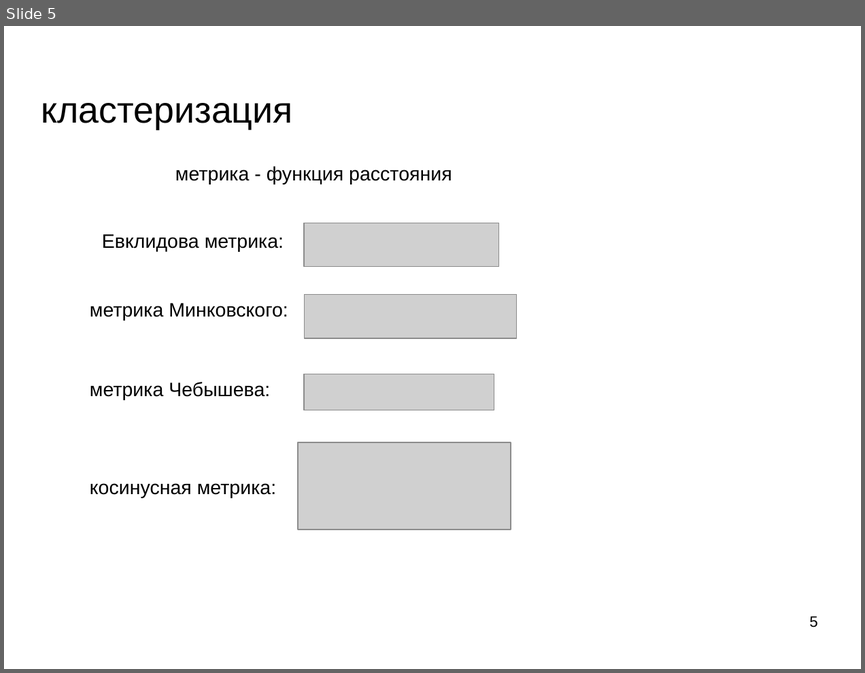
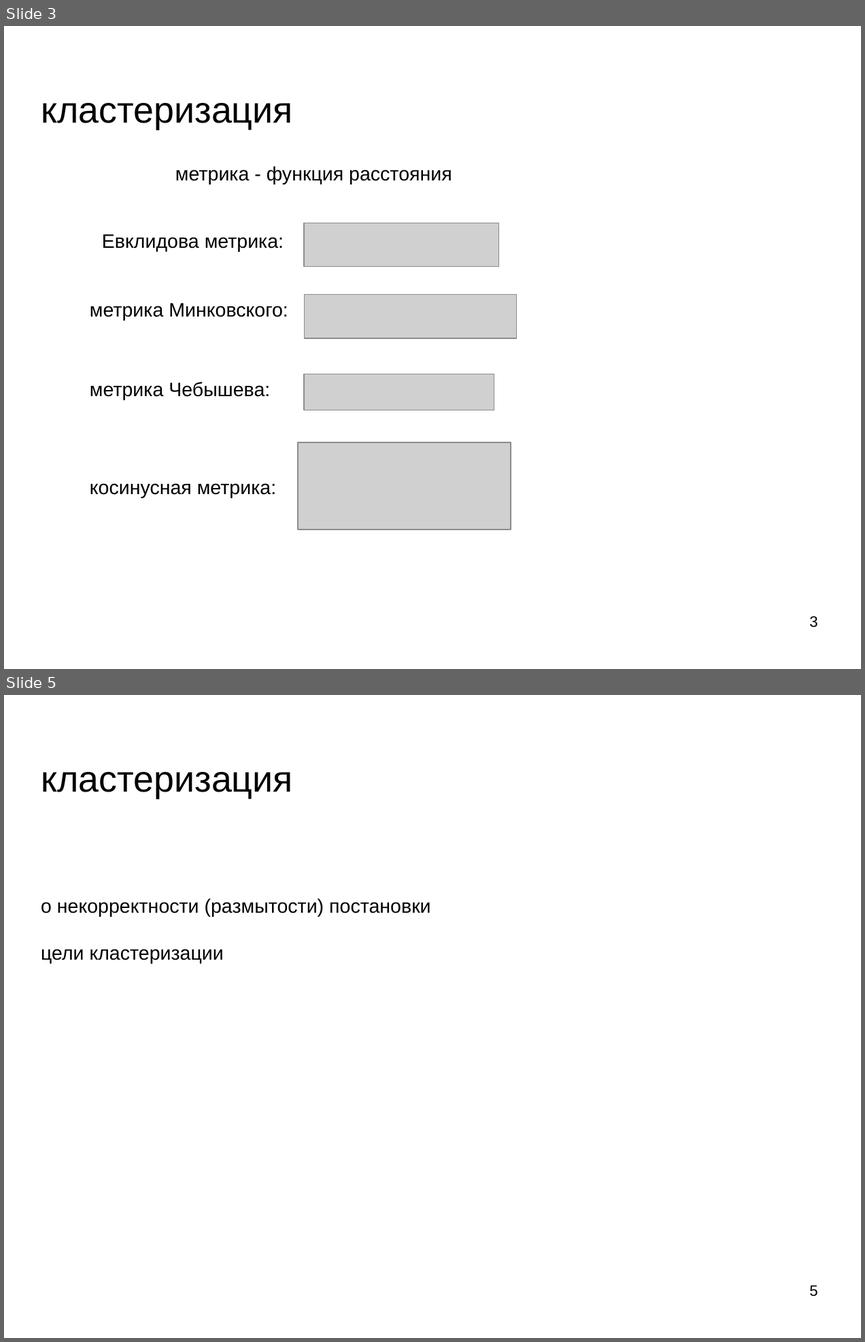
Before and after one commit to mechanoid5/ml_lectorium_legacy, a slide deck: 07-cluster.odp. Shown one above the other, each under a label of ours: slide 5 before the commit, slides 3 and 5 after it; the slides between them are not shown. The pictures are 865x673 and 865x1342 pixels, drawn with LibreOffice and Linux fonts; fonts in the diff are those of the drawing; grey boxes stand for pictures; background and template pictures are left out. Boxes give left, top, right and bottom in pixels: in the first picture for what was removed or moved away, otherwise in the second. Text is boxed around its words. In the diff, an @@ line names an element or a change of style, - is before the commit and + after.

```diff
--- a/07-cluster.odp
+++ b/07-cluster.odp
@@ slide 5 added at (4,695,861,1338), background picture (left out) @@
@@ title added at (41,772,293,798), 33.9 pt, text #000000 @@
+кластеризация
@@ subtitle added at (41,898,430,964), 18 pt, text #000000 @@
+о некорректности (размытости) постановки
+цели кластеризации
@@ page number added at (809,1285,817,1296), 14 pt, text #000000 @@
+5
@@ what was slide 5 is now slide 3 @@
@@ page number at (809,616,817,627): text changed @@
-5
+3
```
Also in this commit, not shown: 1 slide changed, 1 other slide added.
